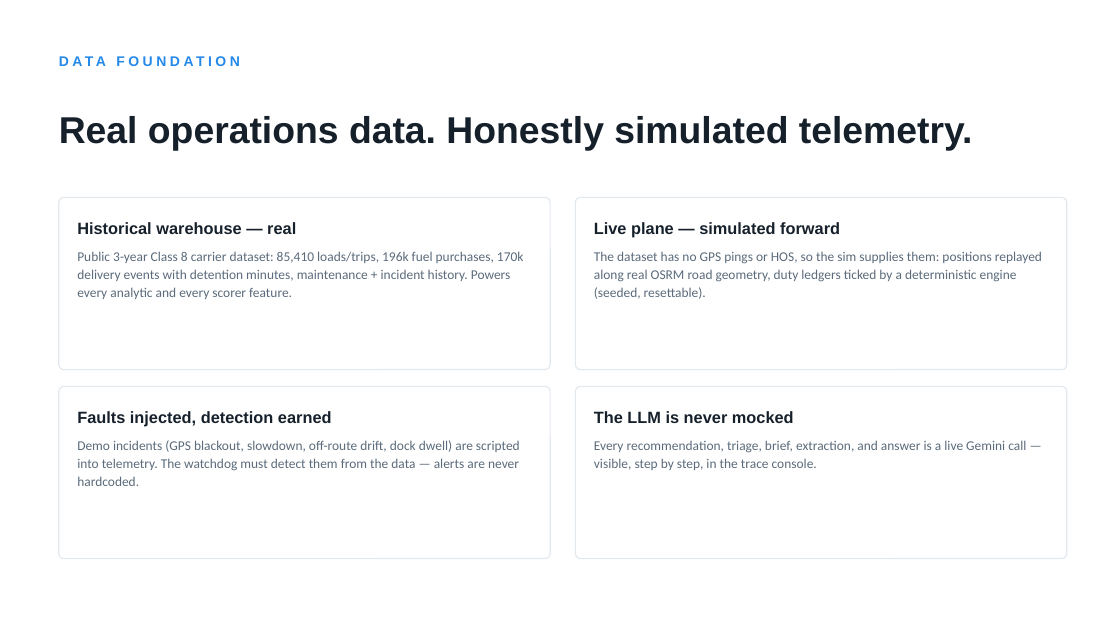
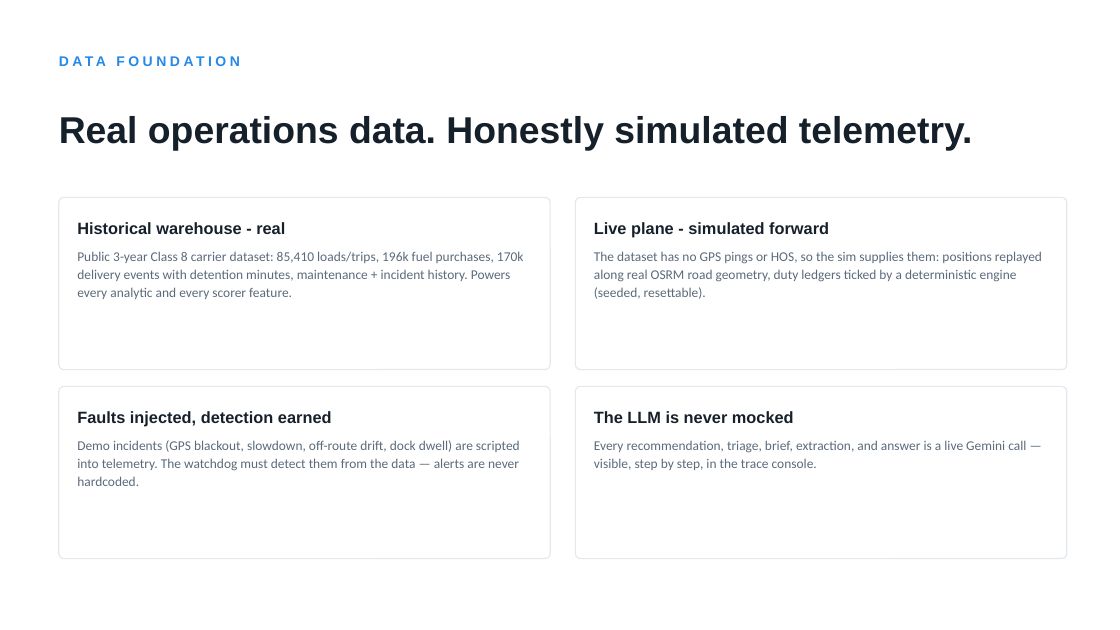
Before and after one commit to asing508/TruckerPath, a slide deck: slide 6 of docs/Fleet-Copilot-Deck.pptx. Drawn at 1120x630 pixels with LibreOffice and Linux fonts; fonts in the diff are those of the drawing. Boxes give left, top, right and bottom in pixels: in the first picture for what was removed or moved away, otherwise in the second. Text is boxed around its words. In the diff, an @@ line names an element or a change of style, - is before the commit and + after.

```diff
--- a/docs/Fleet-Copilot-Deck.pptx
+++ b/docs/Fleet-Copilot-Deck.pptx
@@ text at [77, 222, 285, 234]: text changed @@
-Historical warehouse — real
+Historical warehouse - real
@@ text at [594, 222, 829, 237]: text changed @@
-Live plane — simulated forward
+Live plane - simulated forward
```
Also in this commit, not shown: 8 other slides changed, 2 other files.
